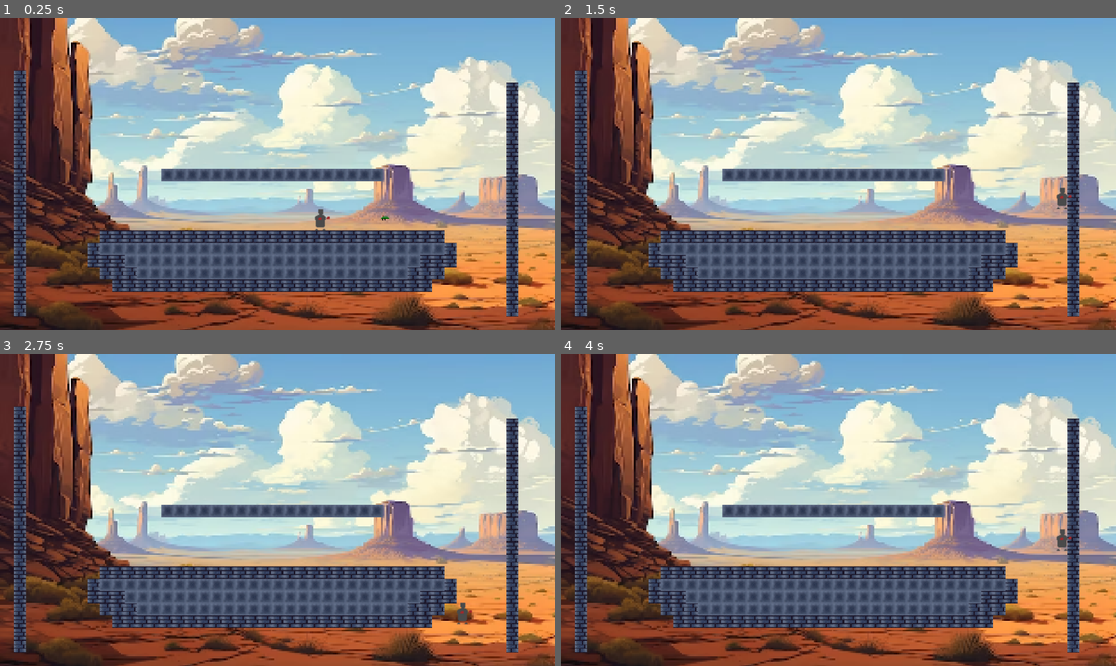
Above: before the commit, frames 1-4 (two rows, left to right).
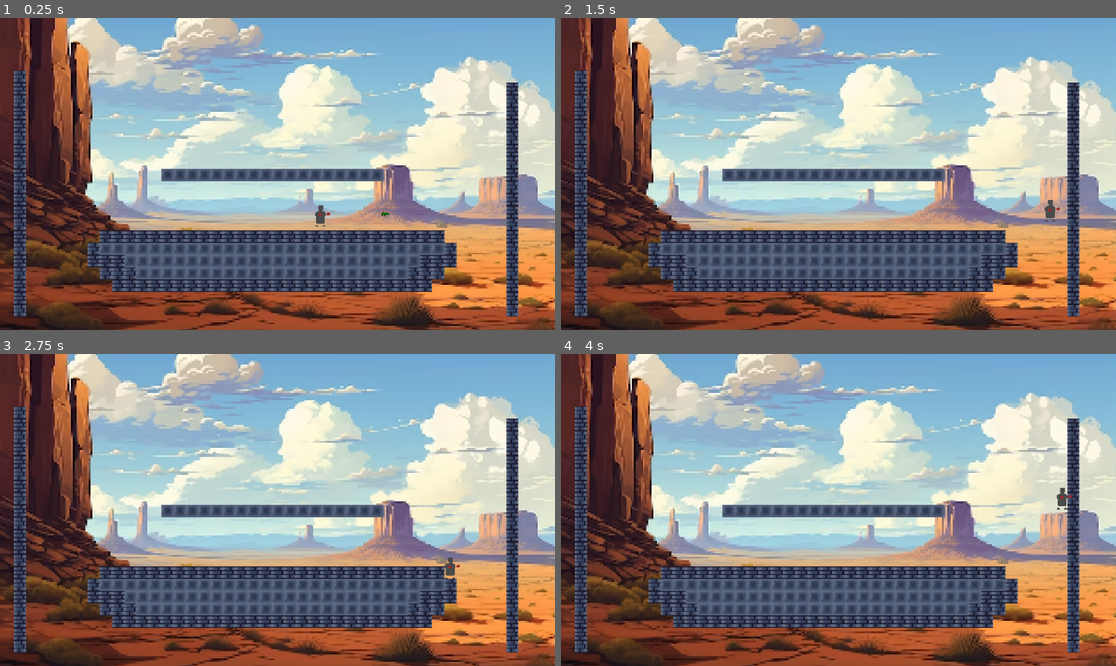
Above: after the commit, the same moments.

Repository: Erueti-Selwyn/DiVerse-Game
Game: Godot game, scene res://Level.tscn
Two runs of this game, one before a commit and one after it. Both use one fixed random seed, a clock stepped at 60 frames per second and the inputs below.
Inputs:
- Up to frame 1 (0.25 s): no input
- Up to frame 2 (1.5 s): tap Enter at 0.5 s; hold D (move_right) from 0.53 s (still down); tap Q (dash) at 0.6, 1.35 s; tap Space (jump) at 0.77 s
- Up to frame 3 (2.75 s): tap Space (jump) at 1.52 s; release D (move_right) at 2.03 s; hold A (move_left) from 2.03 s (still down); tap F (shoot) at 2.1 s; tap Q (dash) at 2.3 s
- Up to frame 4 (4 s): release A (move_left) at 2.78 s; hold D (move_right) from 2.78 s (still down); tap Q (dash) at 2.85, 3.6 s; tap Space (jump) at 3.02, 3.5, 3.77 s

The runs differ from the first frame. In frame 1, 0.1% of the frame differs, in the area x 56-71%, y 59-69%; in frame 2, 0.2%; in frame 3, 0.2%; in frame 4, 0.2%, in the area x 89-92%, y 42-64%.

Commit message:
Gun and Movement

Diff:
--- a/2DFightingGodot/Player.gd
+++ b/2DFightingGodot/Player.gd
@@ -1,13 +1,13 @@
 extends CharacterBody2D
 
 const bulletPath = preload("res://Gun/bullet.tscn")
-const MAX_SPEED = 400
-const ACCELERATION = 30
+const MAX_SPEED = 200
+const ACCELERATION = 200
 const JUMP_HIGHT = 600
 const GRAVITY = 30
 const UP = Vector2(0, -1)
 const WALL_SLIDE_ACCELERATION = 10
-const MAX_WALL_SLIDE_SPEED = 120
+const MAX_WALL_SLIDE_SPEED = 40
 
 var jump_was_pressed = false
 var can_jump = false
@@ -29,7 +29,7 @@
 #var velocity = Vector2(0, 1)
 var speed = 300
 
-
+var facing_right = true
 
 # Get the gravity from the project settings to be synced with RigidBody nodes.
 var gravity = ProjectSettings.get_setting("physics/2d/default_gravity")
@@ -52,23 +52,24 @@
 
 func _physics_process(delta):
 	var move_vector = velocity.normalized() * speed * delta
-
-	move_and_slide()
-
 	if velocity == Vector2(0, 0):
 		_animated_sprite.play("idlebase_ani")
 	else:
 		_animated_sprite.stop()
 	var direction = Input.get_axis("move_left", "move_right")
-	if Input.is_action_just_pressed("dash") and !dashing:
+	if Input.is_action_just_pressed("dash") && !dashing:
 		dashDirection = direction
 	if dashing:
-		velocity.x = dashDirection * dashSpeed
+			velocity.x = dashSpeed * direction
 	else:
-		if direction and !dashing:
-			velocity.x = direction * speed
+		if velocity.x > MAX_SPEED:
+			velocity.x = MAX_SPEED
+		elif velocity.x < -MAX_SPEED:
+			velocity.x = -MAX_SPEED
+		if direction != 0 && !dashing:
+			velocity.x = velocity.x + (ACCELERATION * direction)
 		else:
-			velocity.x = move_toward(velocity.x, 0, speed)
+			velocity.x = move_toward(velocity.x, 0, MAX_SPEED)
 
 	if Input.is_action_pressed("move_down"):
 		crouching = true
@@ -88,11 +89,6 @@
 				velocity.x = -MAX_SPEED
 			elif is_on_wall() && Input.is_action_pressed("move_left"):
 				velocity.x = MAX_SPEED
-
-
-
-
-
 
 	if is_on_wall() && (Input.is_action_pressed("move_right") || Input.is_action_pressed("move_left")):
 		can_jump = true
--- a/2DFightingGodot/Player.tscn
+++ b/2DFightingGodot/Player.tscn
@@ -4,6 +4,9 @@
 [ext_resource type="Texture2D" uid="uid://dlxl582qanxn4" path="res://assets/player animation/base player/base idle/Base_Idle0.png" id="2_ehy6s"]
 [ext_resource type="Texture2D" uid="uid://fjnx6v2dhjld" path="res://assets/player animation/base player/base idle/Base_Idle1.png" id="3_2namn"]
 [ext_resource type="PackedScene" uid="uid://crjct4eacspjk" path="res://Gun/bullet.tscn" id="4_wgdru"]
+
+[sub_resource type="RectangleShape2D" id="RectangleShape2D_ptv32"]
+size = Vector2(40, 79)
 
 [sub_resource type="RectangleShape2D" id="RectangleShape2D_iea5w"]
 size = Vector2(40, 40)
@@ -22,11 +25,12 @@
 "speed": 5.0
 }]
 
-[sub_resource type="RectangleShape2D" id="RectangleShape2D_ptv32"]
-size = Vector2(40, 79)
-
 [node name="CharacterBody2D" type="CharacterBody2D"]
 script = ExtResource("1_c8uyu")
+
+[node name="CollisionShape2D" type="CollisionShape2D" parent="."]
+position = Vector2(0, 39.5)
+shape = SubResource("RectangleShape2D_ptv32")
 
 [node name="Area2D" type="Area2D" parent="."]
 position = Vector2(0, 20)
@@ -42,10 +46,6 @@
 sprite_frames = SubResource("SpriteFrames_fb2fc")
 animation = &"idlebase_ani"
 
-[node name="CollisionShape2D" type="CollisionShape2D" parent="."]
-position = Vector2(0, 39.5)
-shape = SubResource("RectangleShape2D_ptv32")
-
 [node name="Marker2D" type="Marker2D" parent="."]
 position = Vector2(45, 32)
 
--- a/2DFightingGodot/project.godot
+++ b/2DFightingGodot/project.godot
@@ -59,3 +59,7 @@
 "events": [Object(InputEventKey,"resource_local_to_scene":false,"resource_name":"","device":-1,"window_id":0,"alt_pressed":false,"shift_pressed":false,"ctrl_pressed":false,"meta_pressed":false,"pressed":false,"keycode":0,"physical_keycode":70,"key_label":0,"unicode":102,"echo":false,"script":null)
 ]
 }
+
+[rendering]
+
+textures/canvas_textures/default_texture_filter=0
